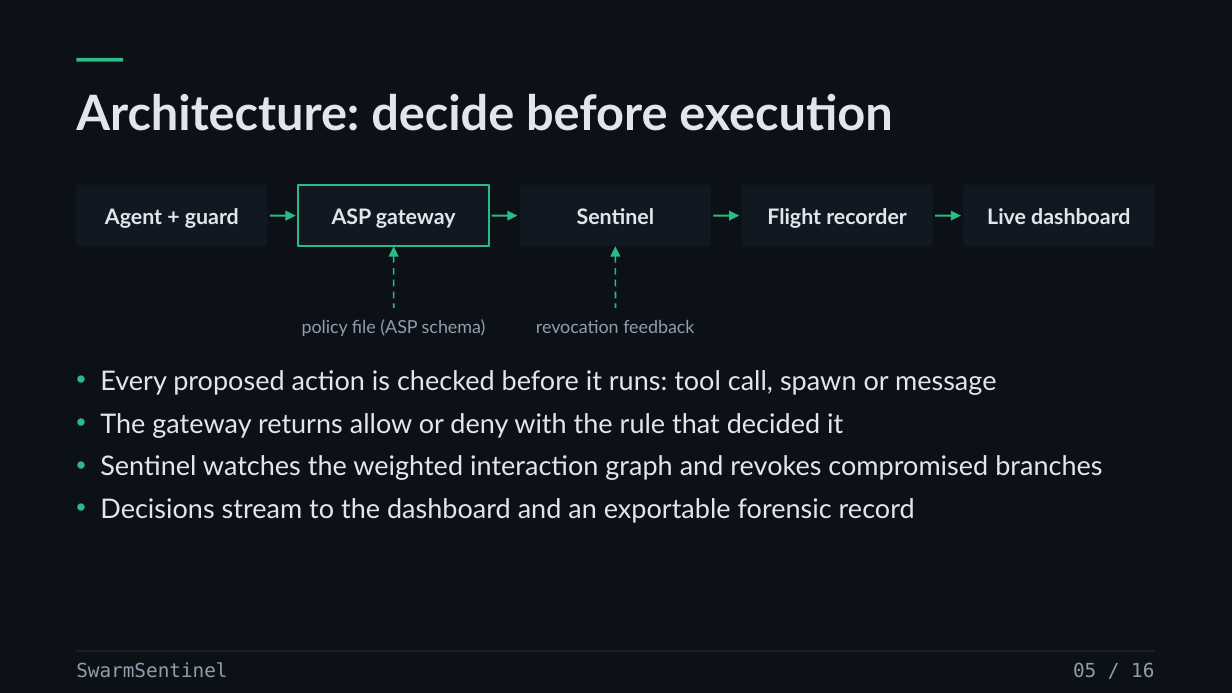
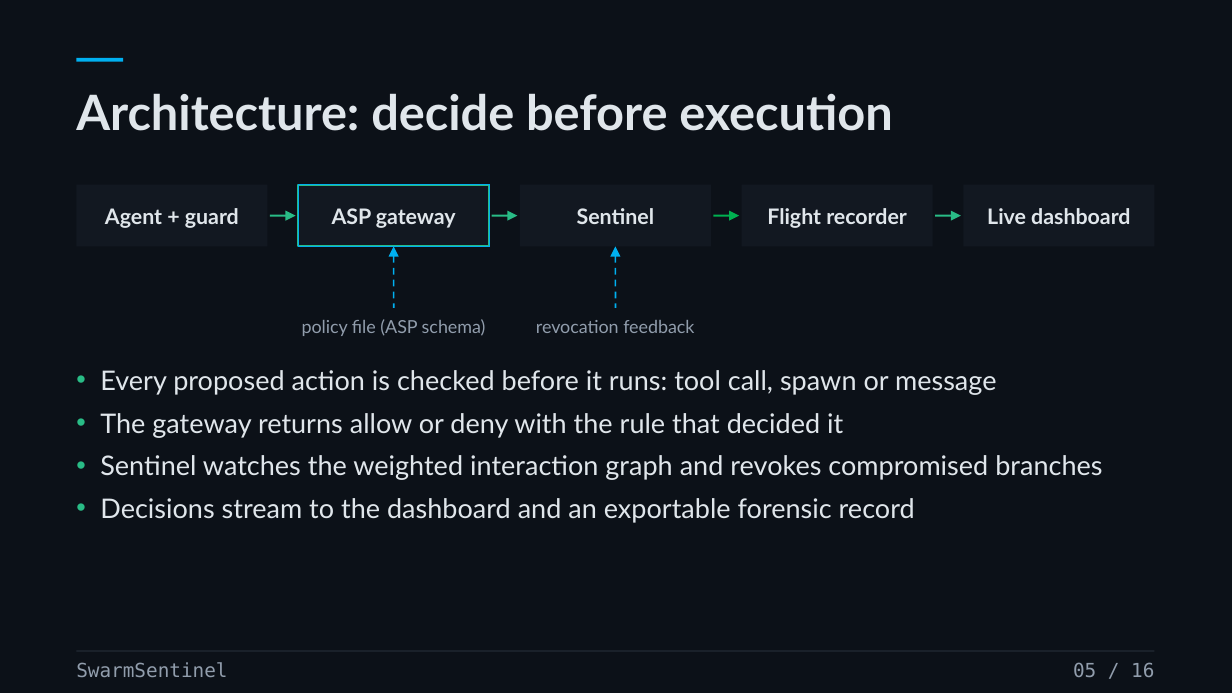
Before and after one commit to prasad-m-k/swarmsentinel, a slide deck: slide 5 of docs/source-materials/SwarmSentinel-v3---Live-Containment.pptx. Drawn at 1232x693 pixels with LibreOffice and Linux fonts; fonts in the diff are those of the drawing. Boxes give left, top, right and bottom in pixels: in the first picture for what was removed or moved away, otherwise in the second. Text is boxed around its words. In the diff, an @@ line names an element or a change of style, - is before the commit and + after.

```diff
--- a/docs/source-materials/SwarmSentinel-v3---Live-Containment.pptx
+++ b/docs/source-materials/SwarmSentinel-v3---Live-Containment.pptx
@@ rectangle at (76, 58, 123, 62): fill #29BC86 to #00B0F0 @@
@@ rectangle "ASP gateway": place and size @@
-rectangle "ASP gateway" at (332, 208, 456, 228)
+rectangle "ASP gateway" at (298, 185, 489, 246)
@@ rectangle "ASP gateway" at (298, 185, 489, 246): outline none to #00B0F0 0.75 pt @@
@@ arrow (713, 216) - (739, 216): stroke #29BC86 1.25 pt to #00B050 1.25 pt @@
@@ arrow (393, 246) - (393, 308): stroke #29BC86 1 pt dashed to #00B0F0 1 pt dashed @@
@@ arrow (616, 246) - (616, 308): stroke #29BC86 1 pt dashed to #00B0F0 1 pt dashed @@
```
Also in this commit, not shown: 16 other slides changed.
